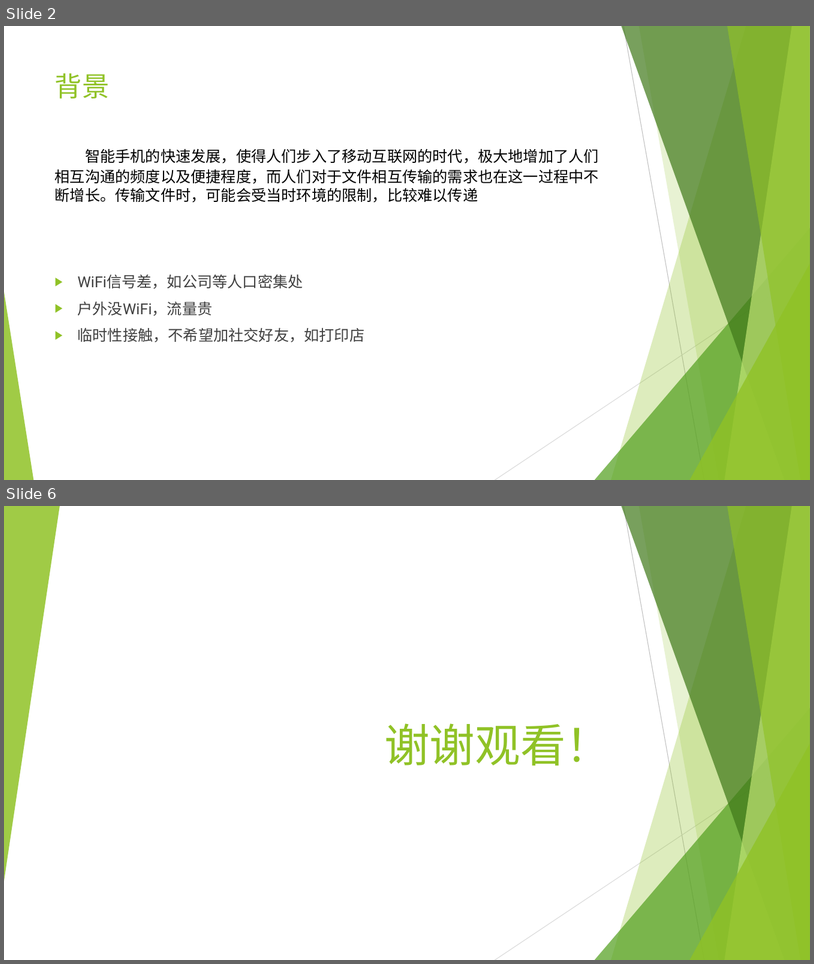
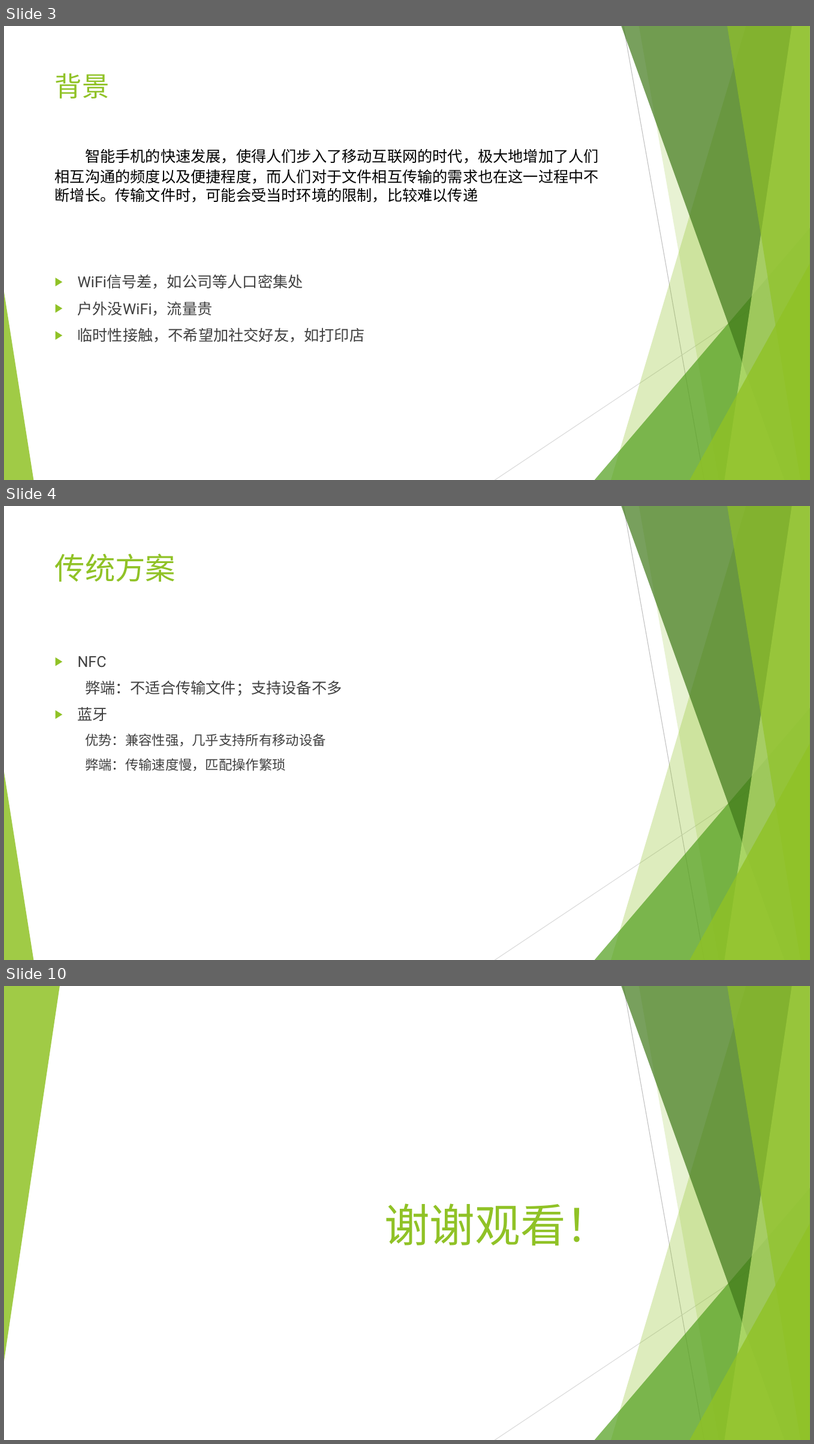
Before and after one commit to taozh1218/bishe, a slide deck: 毕设答辩.pptx. Shown one above the other, each under a label of ours: slides 2 and 6 before the commit, slides 3, 4 and 10 after it; the slides between them are not shown. The pictures are 814x964 and 814x1444 pixels, drawn with LibreOffice and Linux fonts; fonts in the diff are those of the drawing. Boxes give left, top, right and bottom in pixels: in the first picture for what was removed or moved away, otherwise in the second. Text is boxed around its words. In the diff, an @@ line names an element or a change of style, - is before the commit and + after.

```diff
--- a/毕设答辩.pptx
+++ b/毕设答辩.pptx
@@ slide 4 added at (x1=4, y1=506, x2=810, y2=960), background #FFFFFF; not listed: 10 template elements that a slide beside it also shows @@
@@ title added at (x1=55, y1=553, x2=176, y2=582), 36 pt, text #90C226 @@
+传统方案
@@ text added at (x1=78, y1=656, x2=342, y2=771), 16 pt, text #404040 @@
+▶ NFC
+弊端：不适合传输文件；支持设备不多
+▶ 蓝牙
+  优势：兼容性强，几乎支持所有移动设备
+  弊端：传输速度慢，匹配操作繁琐
@@ what was slide 2 is now slide 3 @@
@@ what was slide 6 is now slide 10 @@
```
Also in this commit, not shown: 4 slides changed, 3 other slides added, 38 other files.
